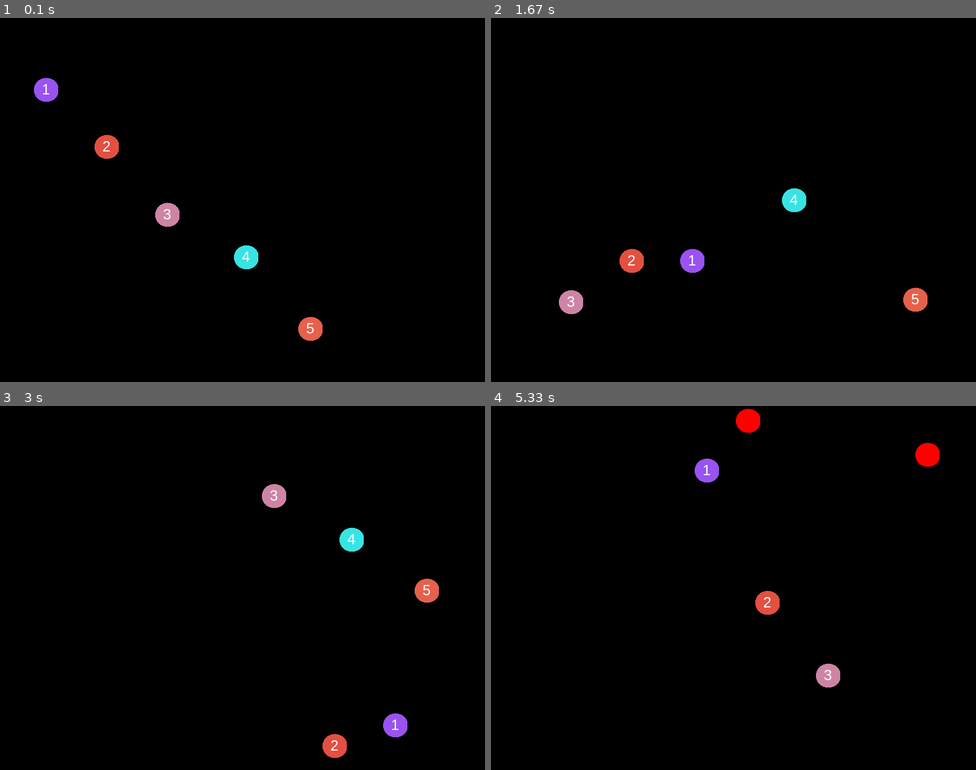
Above: before the commit, frames 1-4 (two rows, left to right).
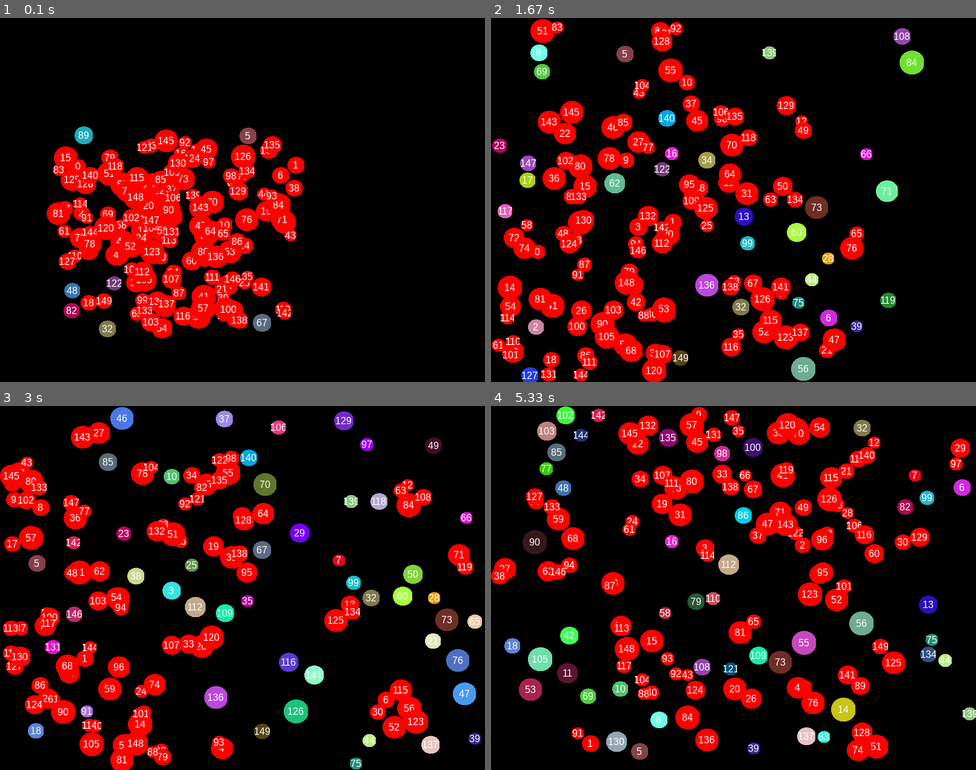
Above: after the commit, the same moments.

Repository: ealgera/PyGame-examples
Game: pygame game, started from cirkels-collision.py
Two runs of this game, one before a commit and one after it. Both use one fixed random seed, a clock stepped at 60 frames per second and the inputs below.
Inputs:
- Up to frame 1 (0.1 s): no input
- Up to frame 2 (1.67 s): no input
- Up to frame 3 (3 s): no input
- Up to frame 4 (5.33 s): no input

The runs differ from the first frame. In frame 1, 17% of the frame differs, in the area x 7-67%, y 16-89%; in frame 2, 21%; in frame 3, 21%; in frame 4, 22%, in the area x 0-100%, y 0-98%.

Commit message:
Sprite kleur tijdens collision verbeterd

Diff:
--- a/cirkels-collision.py
+++ b/cirkels-collision.py
@@ -10,8 +10,8 @@
 BLACK = (0, 0, 0)
 WHITE = (255, 255, 255)
 STEP = 1
-AANTAL_CIRKELS = 100
-FRAMERATE = 60
+AANTAL_CIRKELS = 150
+FRAMERATE = 30
 
 pygame.init()
 
@@ -30,7 +30,7 @@
         self.image = pygame.Surface((self.radius * 2, self.radius * 2), pygame.SRCALPHA)
         self.rect = self.image.get_rect()
 
-        self.font = pygame.font.SysFont("Arial", 24)       # Font van text op sprite
+        self.font = pygame.font.SysFont("Arial", 16)       # Font van text op sprite
         self.text_surf = self.font.render(text, 1, WHITE)  # Surface van de text
         W = self.text_surf.get_width()
         H = self.text_surf.get_height()
@@ -64,26 +64,32 @@
         self.background =pygame.Surface((self.screen.get_width(), self.screen.get_height())) # Achtergrond met afmetingen van 'screen'
         self.col = 0
 
-        #self.cirkels = [Cirkel() for x in range(AANTAL_CIRKELS)]
-        c1 = Cirkel(100, 100, 20, "1")
-        c2 = Cirkel(200, 200, 20, "2")
-        c3 = Cirkel(300, 300, 20, "3")
-        c4 = Cirkel(400, 400, 20, "4")
-        c5 = Cirkel(500, 500, 20, "5")
-        self.objects = [c1 , c2, c3, c4, c5]
-        self.all_sprites = pygame.sprite.Group(c1 , c2, c3, c4, c5)
+        self.cirkels = [Cirkel(randint(100,500), randint(200,500), randint(10,20), str(x) ) for x in range(AANTAL_CIRKELS)]
+        #c1 = Cirkel(100, 100, 20, "1")
+        #c2 = Cirkel(200, 200, 20, "2")
+        #c3 = Cirkel(300, 300, 20, "3")
+        #c4 = Cirkel(400, 400, 20, "4")
+        #c5 = Cirkel(500, 500, 20, "5")
+        #self.objects = [c1 , c2, c3, c4, c5]
+        self.objects = self.cirkels
+        self.all_sprites = pygame.sprite.Group(self.cirkels)
 
-        pygame.display.set_caption(f"Venster met {len(self.all_sprites.sprites())} sprites")
+        pygame.display.set_caption(f"Venster met {len(self.all_sprites.sprites())} sprites en collision-detection")
 
     def detect_collisions(self):
         for a_sprite in self.all_sprites:
             other_sprites = self.all_sprites.copy()
-            other_sprites.remove(a_sprite)
-            sprite_coll = pygame.sprite.spritecollideany(a_sprite, other_sprites)
+            other_sprites.remove(a_sprite)  # Zodat other_sprites alle sprites zijn minus a_sprite
+            sprite_coll = pygame.sprite.spritecollideany(a_sprite, other_sprites) # Bepaal collision met a_sprite
             if sprite_coll:
-                self.col += 1
-                print(f"{self.col}) - Collision: {a_sprite.text} met {sprite_coll.text}")
-                pygame.gfxdraw.filled_circle(a_sprite.image, a_sprite.radius, a_sprite.radius, a_sprite.radius, (255,0,0))
+                #self.col += 1
+                #print(f"{self.col}) - Collision: {a_sprite.text} met {sprite_coll.text}")
+                pygame.gfxdraw.filled_circle(a_sprite.image, a_sprite.radius, a_sprite.radius, a_sprite.radius, (255,0,0))  # Rode sprite
+            else:
+                pygame.gfxdraw.filled_circle(a_sprite.image, a_sprite.radius, a_sprite.radius, a_sprite.radius, a_sprite.color)
+            W = a_sprite.text_surf.get_width()
+            H = a_sprite.text_surf.get_height()
+            a_sprite.image.blit(a_sprite.text_surf, [a_sprite.radius - W/2, a_sprite.radius - H/2])  # 'Blit' de text in het middem van de sprite.
 
     def run(self):
         clock = pygame.time.Clock()
